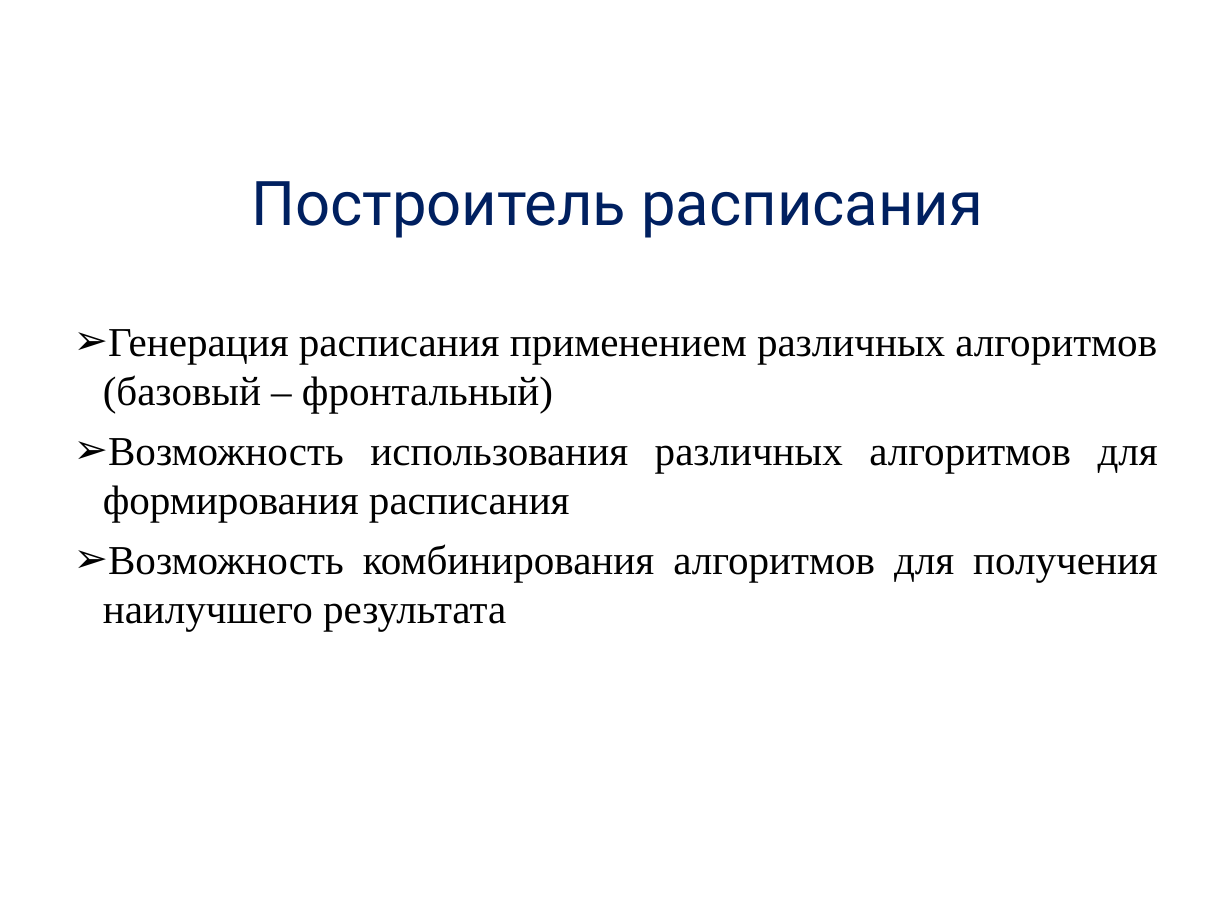
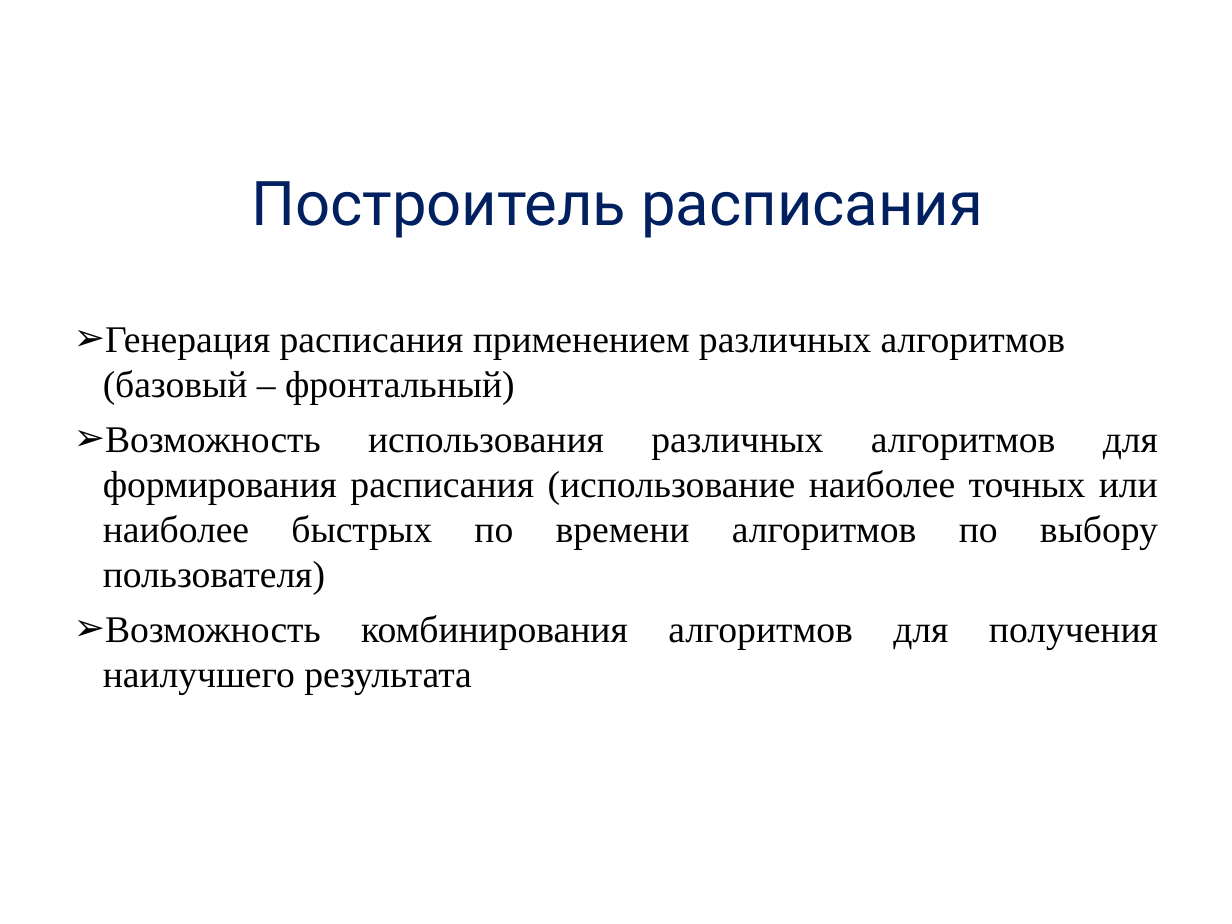
Before and after one commit to alexdegtev/SchedulerTask, a slide deck: slide 9 of Docs/presentation.ppt. Drawn at 1232x924 pixels with LibreOffice and Linux fonts; fonts in the diff are those of the drawing; background and template pictures are left out. Boxes give left, top, right and bottom in pixels: in the first picture for what was removed or moved away, otherwise in the second. Text is boxed around its words. In the diff, an @@ line names an element or a change of style, - is before the commit and + after.

```diff
--- a/Docs/presentation.ppt
+++ b/Docs/presentation.ppt
@@ text at <box>103,327,1158,695</box>: size 24 to 22 pt in "Генерация расписания применением различных алгоритмов (базов ...", "Возможность комбинирования алгоритмов для получения наилучше ..." @@
@@ text at <box>103,427,1158,595</box>: text changed; size 24 to 22 pt @@
-➢ Возможность использования различных алгоритмов для формирования расписания
+➢ Возможность использования различных алгоритмов для формирования расписания (использование наиболее точных или наиболее быстрых по времени алгоритмов по выбору пользователя)
```
Also in this commit, not shown: 7 other slides changed, 4 slides added, 6 slides removed, 1 other file.
